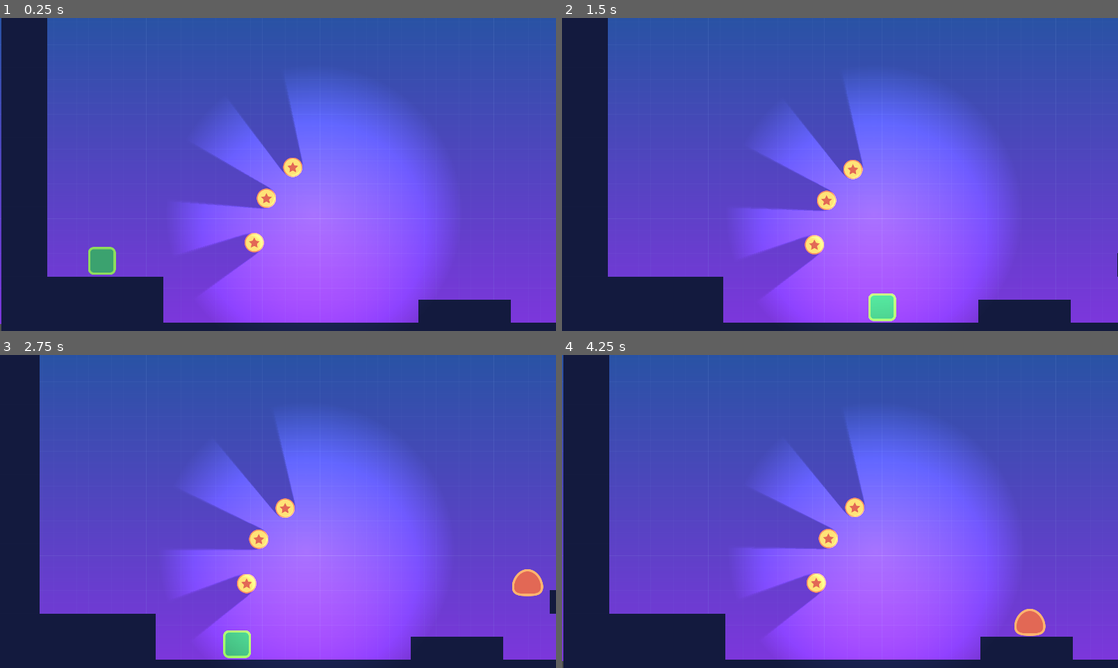
Above: before the commit, frames 1-4 (two rows, left to right).
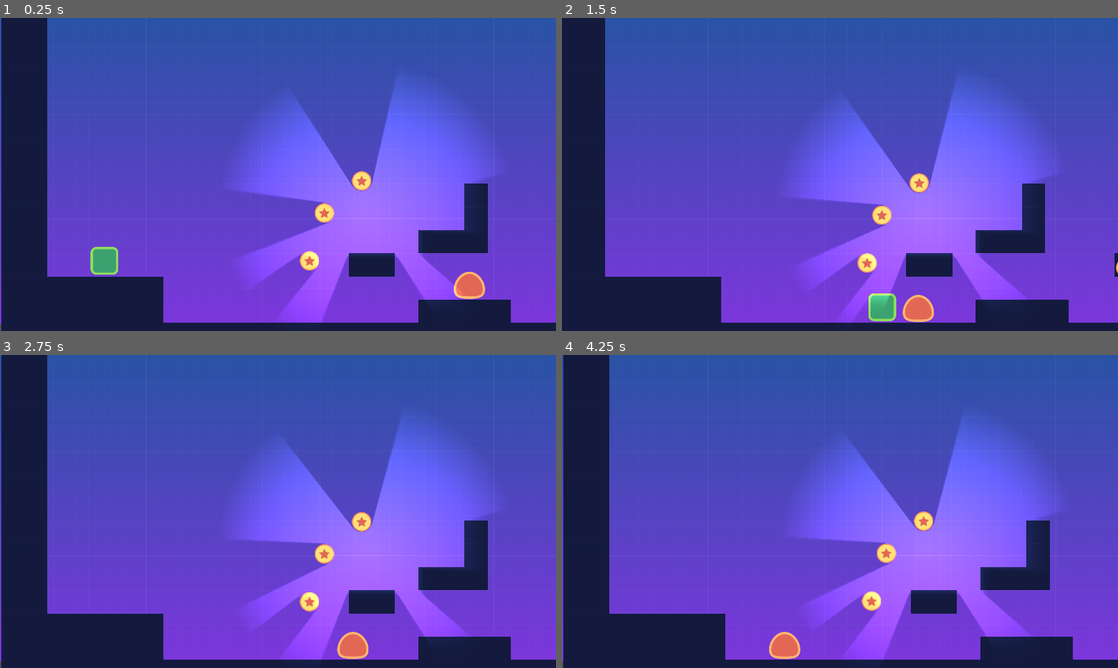
Above: after the commit, the same moments.

Repository: mustafa-mahmud/Platform
Game: Godot game, scene res://src/Level/Level01.tscn
Same seed, same stepped clock (60 frames per second), same inputs: the game is played once before the commit and once after it. This scene is started directly instead of the project's main scene.
Inputs:
- Up to frame 1 (0.25 s): no input
- Up to frame 2 (1.5 s): hold D (move_right) from 0.53 s (still down); tap W (jump) at 0.77 s
- Up to frame 3 (2.75 s): tap W (jump) at 1.52 s; release D (move_right) at 2.03 s; hold Left (move_left) from 2.03 s (still down)
- Up to frame 4 (4.25 s): release Left (move_left) at 2.78 s; hold D (move_right) from 2.78 s (still down); tap W (jump) at 3.02, 3.77 s

The runs differ from the first frame. In frame 1, 23% of the frame differs, in the area x 15-89%, y 20-98%; in frame 2, 23%; in frame 3, 27%, in the area x 0-100%, y 0-100%; in frame 4, 23%.

Commit message:
2.light2d-2.mp4

Diff:
--- a/src/Actors/Enemy.tscn
+++ b/src/Actors/Enemy.tscn
@@ -1,7 +1,10 @@
-[gd_scene load_steps=5 format=2]
+[gd_scene load_steps=6 format=2]
 
 [ext_resource path="res://assets/enemy.png" type="Texture" id=1]
 [ext_resource path="res://src/Actors/Enemy.gd" type="Script" id=2]
+
+[sub_resource type="OccluderPolygon2D" id=3]
+polygon = PoolVector2Array( -51, -10, -41, -26, -30, -37, -17, -45, -3, -49, 14, -47, 28, -40, 40, -29, 50, -11, 55, 6, 55, 23, 51, 32, 44, 41, 29, 46, -2, 48, -29, 47, -48, 38, -55, 27, -56, 7 )
 
 [sub_resource type="RectangleShape2D" id=1]
 extents = Vector2( 40, 32 )
@@ -17,6 +20,9 @@
 [node name="enemy" type="Sprite" parent="."]
 position = Vector2( 0, -49 )
 texture = ExtResource( 1 )
+
+[node name="LightOccluder2D" type="LightOccluder2D" parent="enemy"]
+occluder = SubResource( 3 )
 
 [node name="CollisionShape2D" type="CollisionShape2D" parent="."]
 position = Vector2( 0, -31 )
--- a/src/Actors/Player.tscn
+++ b/src/Actors/Player.tscn
@@ -1,7 +1,10 @@
-[gd_scene load_steps=6 format=2]
+[gd_scene load_steps=7 format=2]
 
 [ext_resource path="res://assets/player.png" type="Texture" id=1]
 [ext_resource path="res://src/Actors/Player.gd" type="Script" id=2]
+
+[sub_resource type="OccluderPolygon2D" id=4]
+polygon = PoolVector2Array( -49, -30, -42, -44, -34, -49, -10, -49, 31, -48, 41, -44, 48, -37, 48, 34, 42, 43, 36, 48, 17, 50, -26, 49, -39, 46, -48, 37 )
 
 [sub_resource type="RectangleShape2D" id=1]
 extents = Vector2( 40, 39.75 )
@@ -21,6 +24,9 @@
 [node name="Player" type="Sprite" parent="."]
 position = Vector2( 0, -49 )
 texture = ExtResource( 1 )
+
+[node name="LightOccluder2D" type="LightOccluder2D" parent="Player"]
+occluder = SubResource( 4 )
 
 [node name="CollisionShape2D" type="CollisionShape2D" parent="."]
 position = Vector2( -1, -34.75 )
--- a/src/Level/Level01.tscn
+++ b/src/Level/Level01.tscn
@@ -8,6 +8,9 @@
 [ext_resource path="res://src/Level/Level02.tscn" type="PackedScene" id=6]
 [ext_resource path="res://src/Objects/Portal2D.tscn" type="PackedScene" id=7]
 [ext_resource path="res://assets/light.png" type="Texture" id=8]
+
+[sub_resource type="OccluderPolygon2D" id=4]
+polygon = PoolVector2Array( 0, 0, 80, 0, 80, 80, 0, 80 )
 
 [sub_resource type="ConvexPolygonShape2D" id=2]
 points = PoolVector2Array( 0, 0, 80, 0, 80, 80, 0, 80 )
@@ -23,6 +26,7 @@
 0/region = Rect2( 0, 0, 80, 80 )
 0/tile_mode = 0
 0/occluder_offset = Vector2( 0, 0 )
+0/occluder = SubResource( 4 )
 0/navigation_offset = Vector2( 0, 0 )
 0/shape_offset = Vector2( 0, 0 )
 0/shape_transform = Transform2D( 1, 0, 0, 1, 0, 0 )
@@ -77,36 +81,48 @@
 collision_layer = 8
 collision_mask = 0
 format = 1
-tile_data = PoolIntArray( -65536, 0, 0, -65535, 0, 0, -65485 …(654 unchanged characters)… , 0, 0, 458752, 0, 0, 458753, 0, 0, 458786, 0, 0, 458787, 0, 0, 458788, 0, 0, 458789, 0, 0, 458794, 0, 0, 458795, 0, 0, 458796, 0, 0, 458797, 0, 0, 458798, 0, 0, 458799, 0, 0, 458800, 0, 0, 458801, 0, 0, 458802, 0, 0, 458803, 0, 0, 458804, 0, 0, 458844, 0, 0, 458845, 0, 0, 524288, 0, 0, 524289, 0, 0, 524323, 0, 0, 524324, 0, 0, 524330, 0, 0, 524331, 0, 0, 524332, 0, 0, 524333, 0, 0, 524334, 0, 0, 524335, 0, 0, 524336, 0, 0, 524337, 0, 0, 524338, 0, 0, 524339, 0, 0, 524340, 0, 0, 524380, 0, 0, 524381, 0, 0, 589824, 0, 0, 589825, 0, 0, 589859, 0, 0, 589860, 0, 0, 589916, 0, 0, 589917, 0, 0, 655360, 0, 0, 655361, 0, 0, 655384, 0, 0, 655385, 0, 0, 6553 …(4588 unchanged characters)…
+tile_data = PoolIntArray( -65536, 0, 0, -65535, 0, 0, -65485 …(654 unchanged characters)… , 0, 0, 458752, 0, 0, 458753, 0, 0, 458772, 0, 0, 458786, 0, 0, 458787, 0, 0, 458788, 0, 0, 458789, 0, 0, 458794, 0, 0, 458795, 0, 0, 458796, 0, 0, 458797, 0, 0, 458798, 0, 0, 458799, 0, 0, 458800, 0, 0, 458801, 0, 0, 458802, 0, 0, 458803, 0, 0, 458804, 0, 0, 458844, 0, 0, 458845, 0, 0, 524288, 0, 0, 524289, 0, 0, 524308, 0, 0, 524323, 0, 0, 524324, 0, 0, 524330, 0, 0, 524331, 0, 0, 524332, 0, 0, 524333, 0, 0, 524334, 0, 0, 524335, 0, 0, 524336, 0, 0, 524337, 0, 0, 524338, 0, 0, 524339, 0, 0, 524340, 0, 0, 524380, 0, 0, 524381, 0, 0, 589824, 0, 0, 589825, 0, 0, 589842, 0, 0, 589843, 0, 0, 589844, 0, 0, 589859, 0, 0, 589860, 0, 0, 589916, 0, 0, 589917, 0, 0, 655360, 0, 0, 655361, 0, 0, 655375, 0, 0, 655376, 0, 0, 655384, 0, 0, 655385, 0, 0, 6553 …(4588 unchanged characters)…
 
 [node name="Enemy" parent="." instance=ExtResource( 3 )]
-position = Vector2( 2149, 756 )
+position = Vector2( 1687, 926 )
 
 [node name="Player" parent="." instance=ExtResource( 2 )]
-position = Vector2( 348, 794 )
+position = Vector2( 357, 823 )
 stomp_impulse = 1600.0
 
 [node name="Camera2D" parent="Player" index="2"]
 limit_right = 7500
 
 [node name="Coin" parent="." instance=ExtResource( 5 )]
-position = Vector2( 2068, 967 )
+position = Vector2( 1958, 848 )
 
 [node name="Coin2" parent="." instance=ExtResource( 5 )]
-position = Vector2( 1007, 509 )
+position = Vector2( 1245, 556 )
 
 [node name="Coin3" parent="." instance=ExtResource( 5 )]
-position = Vector2( 916, 616 )
+position = Vector2( 1116, 667 )
 
 [node name="Coin4" parent="." instance=ExtResource( 5 )]
-position = Vector2( 874, 769 )
+position = Vector2( 1065, 832 )
 
 [node name="Portal2D" parent="." instance=ExtResource( 7 )]
 position = Vector2( 6834, 863 )
 next_scene = ExtResource( 6 )
 
-[node name="Light2D" type="Light2D" parent="."]
-position = Vector2( 1079, 661 )
+[node name="Node2D" type="Node2D" parent="."]
+position = Vector2( 1261, 644 )
+
+[node name="Light2D" type="Light2D" parent="Node2D"]
+texture = ExtResource( 8 )
+texture_scale = 2.0
+range_layer_min = -100
+shadow_enabled = true
+shadow_gradient_length = 2.0
+shadow_filter = 2
+shadow_filter_smooth = 5.0
+
+[node name="Light2D2" type="Light2D" parent="Node2D"]
+position = Vector2( 5600, -31 )
 texture = ExtResource( 8 )
 texture_scale = 2.0
 range_layer_min = -100
--- a/src/Objects/Coin.tscn
+++ b/src/Objects/Coin.tscn
@@ -104,6 +104,7 @@
 texture = ExtResource( 1 )
 
 [node name="LightOccluder2D" type="LightOccluder2D" parent="coin"]
+show_behind_parent = true
 occluder = SubResource( 5 )
 
 [node name="CollisionShape2D" type="CollisionShape2D" parent="."]
Not shown: 1 places in src/Level/Level01.tscn that only renumber resources
